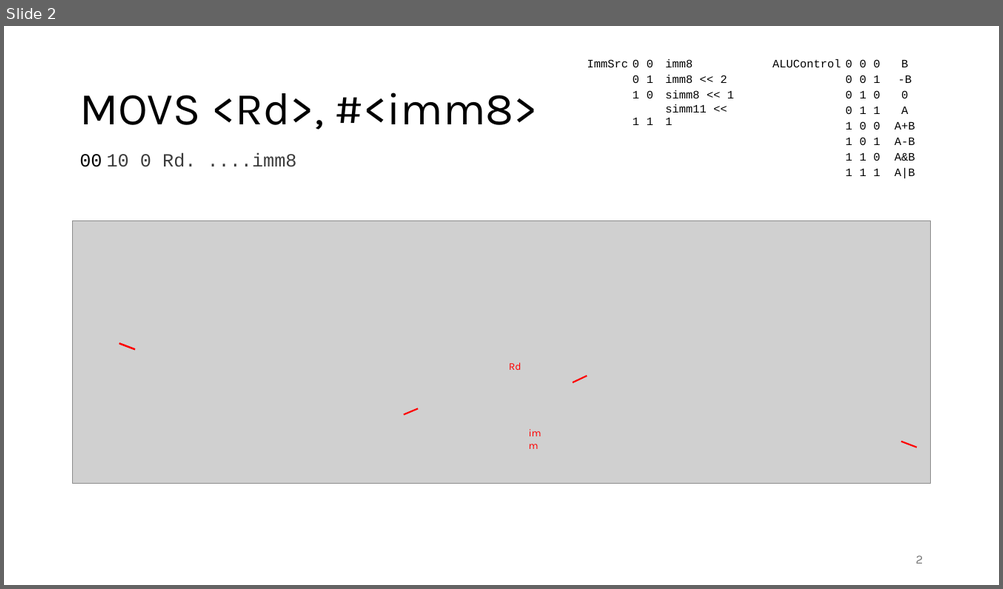
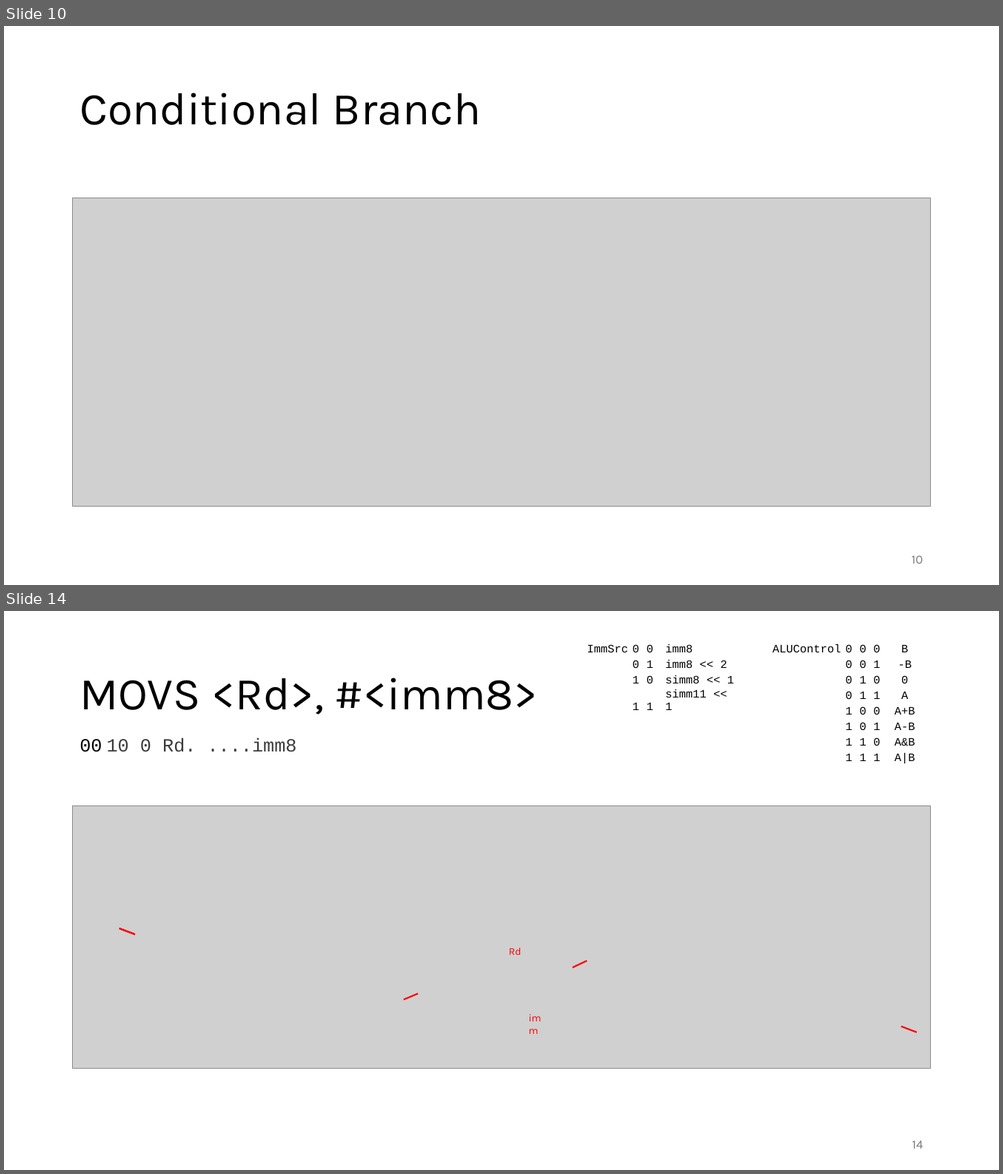
Before and after one commit to FrankBau/xetroc, a slide deck: xetroc.pptx. Shown one above the other, each under a label of ours: slide 2 before the commit, slides 10 and 14 after it; the slides between them are not shown. The pictures are 1003x589 and 1003x1174 pixels, drawn with LibreOffice and Linux fonts; fonts in the diff are those of the drawing; grey boxes stand for pictures. Boxes give left, top, right and bottom in pixels: in the first picture for what was removed or moved away, otherwise in the second. Text is boxed around its words. In the diff, an @@ line names an element or a change of style, - is before the commit and + after.

```diff
--- a/xetroc.pptx
+++ b/xetroc.pptx
@@ slide 10 added at (4,26,999,585), background #FFFFFF @@
@@ title added at (79,93,481,125), 44 pt, text #000000 @@
+Conditional Branch
@@ picture added at (73,198,930,507) @@
@@ page number added at (911,556,922,564), 12 pt, text #797979 @@
+10
@@ what was slide 2 is now slide 14 @@
@@ page number at (912,1141,923,1149): text changed @@
-2
+14
```
Also in this commit, not shown: 1 slide changed, 11 other slides added, 13 other files.
